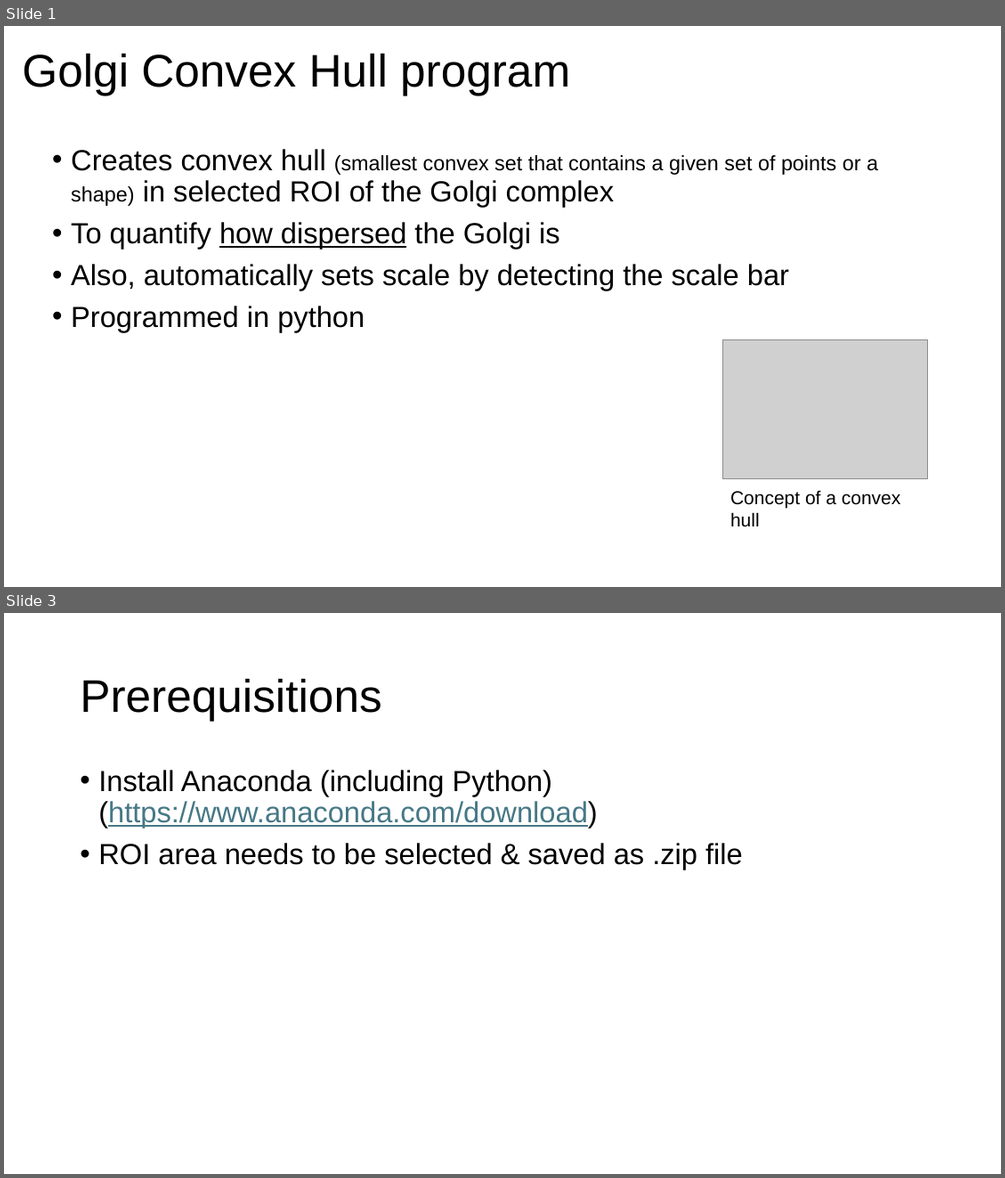
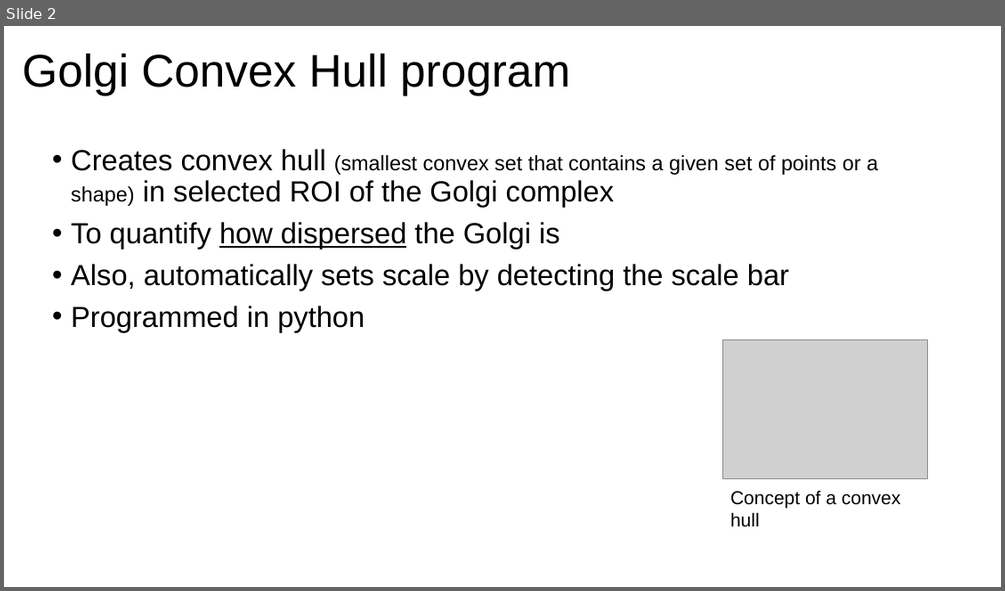
Before and after one commit to ashley200303/Golgi-dispersion, a slide deck: How to use Golgi convex hull program.pptx. Shown one above the other, each under a label of ours: slides 1 and 3 before the commit, slide 2 after it; the slides between them are not shown. The pictures are 1005x1178 and 1005x591 pixels, drawn with LibreOffice and Linux fonts; fonts in the diff are those of the drawing; grey boxes stand for pictures. Boxes give left, top, right and bottom in pixels: in the first picture for what was removed or moved away, otherwise in the second. Text is boxed around its words. In the diff, an @@ line names an element or a change of style, - is before the commit and + after.

```diff
--- a/How to use Golgi convex hull program.pptx
+++ b/How to use Golgi convex hull program.pptx
@@ slide 3 removed at (x1=4, y1=613, x2=1001, y2=1174), background #FFFFFF @@
@@ title removed at (x1=80, y1=678, x2=381, y2=721) @@
-Prerequisitions
@@ text removed at (x1=98, y1=770, x2=743, y2=869) @@
-• Install Anaconda (including Python)
-  (https://www.anaconda.com/download)
-• ROI area needs to be selected & saved as .zip file
@@ what was slide 1 is now slide 2 @@
```
Also in this commit, not shown: 2 slides changed, 5 slides added.
